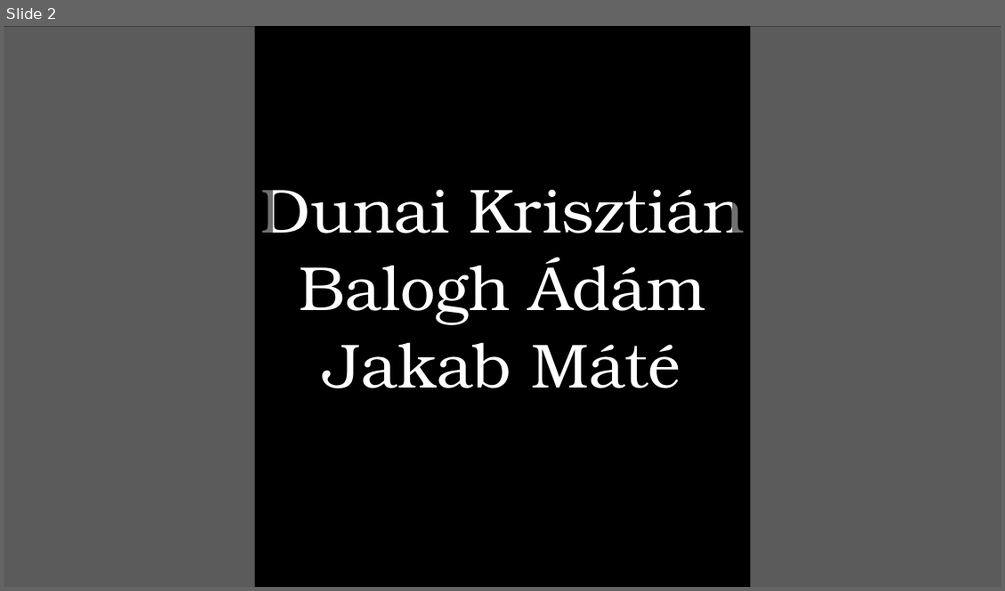
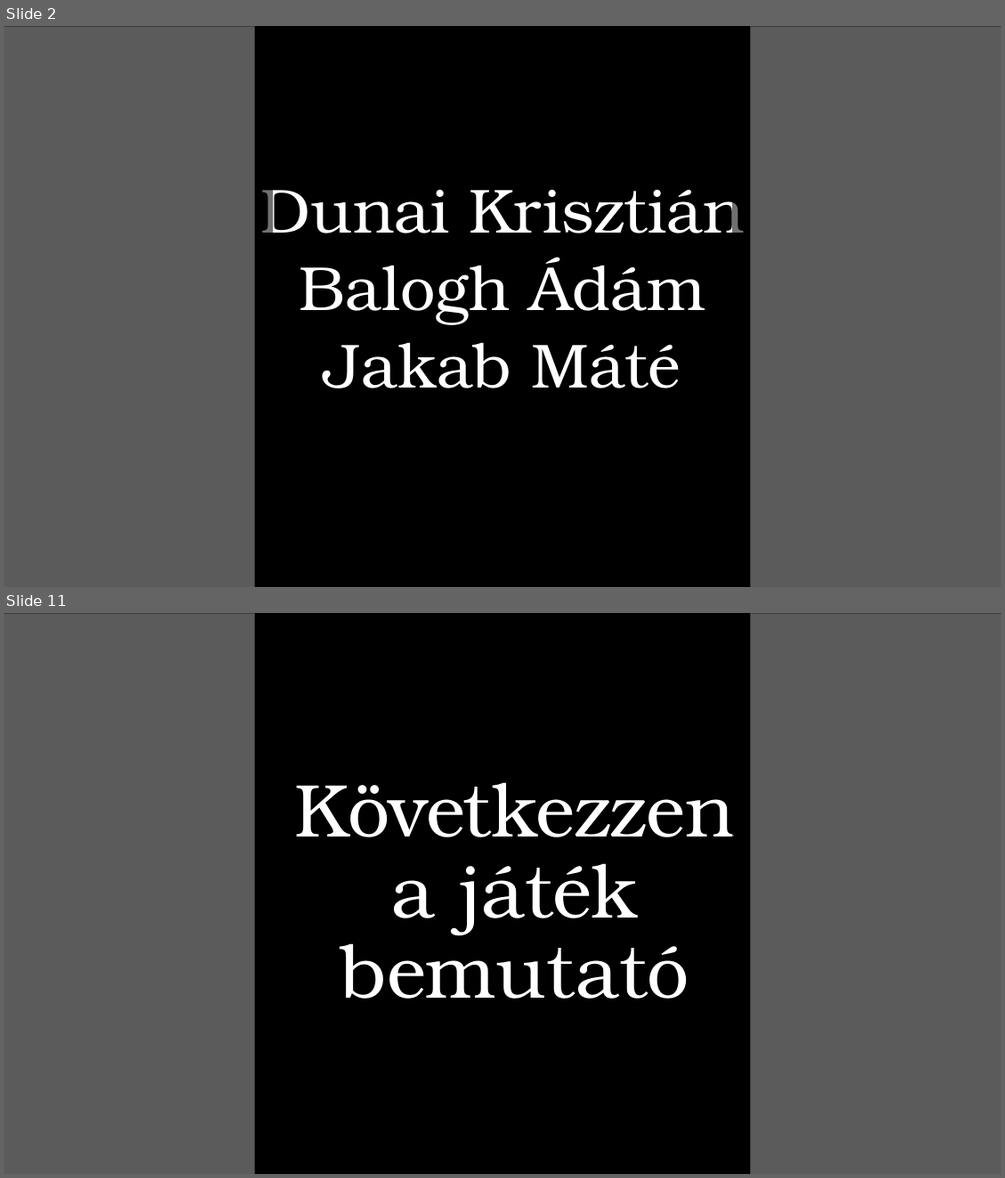
Before and after one commit to balogha2005/Tetris-projekt, a slide deck: PPT/Tetrisz ppt.pptx. Shown one above the other, each under a label of ours: slide 2 before the commit, slides 2 and 11 after it; the slides between them are not shown. The pictures are 1005x591 and 1005x1178 pixels, drawn with LibreOffice and Linux fonts; fonts in the diff are those of the drawing; grey boxes stand for pictures. Boxes give left, top, right and bottom in pixels: in the first picture for what was removed or moved away, otherwise in the second. Text is boxed around its words. In the diff, an @@ line names an element or a change of style, - is before the commit and + after.

```diff
--- a/PPT/Tetrisz ppt.pptx
+++ b/PPT/Tetrisz ppt.pptx
@@ slide 11 added at box(4, 613, 1001, 1174), background #000000 @@
@@ picture added at box(4, 613, 254, 1174) @@
@@ rectangle added at box(4, 613, 273, 1174), fill #000000 at 56% opacity @@
@@ rectangle added at box(732, 613, 1001, 1174), fill #000000 at 56% opacity @@
@@ picture added at box(751, 613, 1001, 1174) @@
@@ title added at box(295, 782, 735, 998), 72 pt, text #FFFFFF @@
+Következzen a játék bemutató
```
Also in this commit, not shown: 2 slides changed, 6 other slides added, 6 slides removed.
